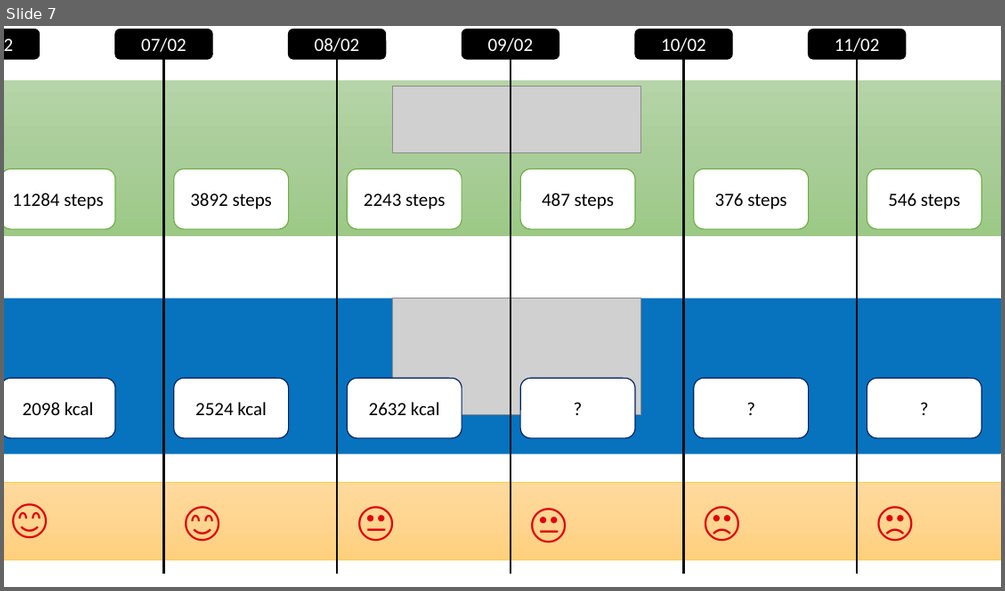
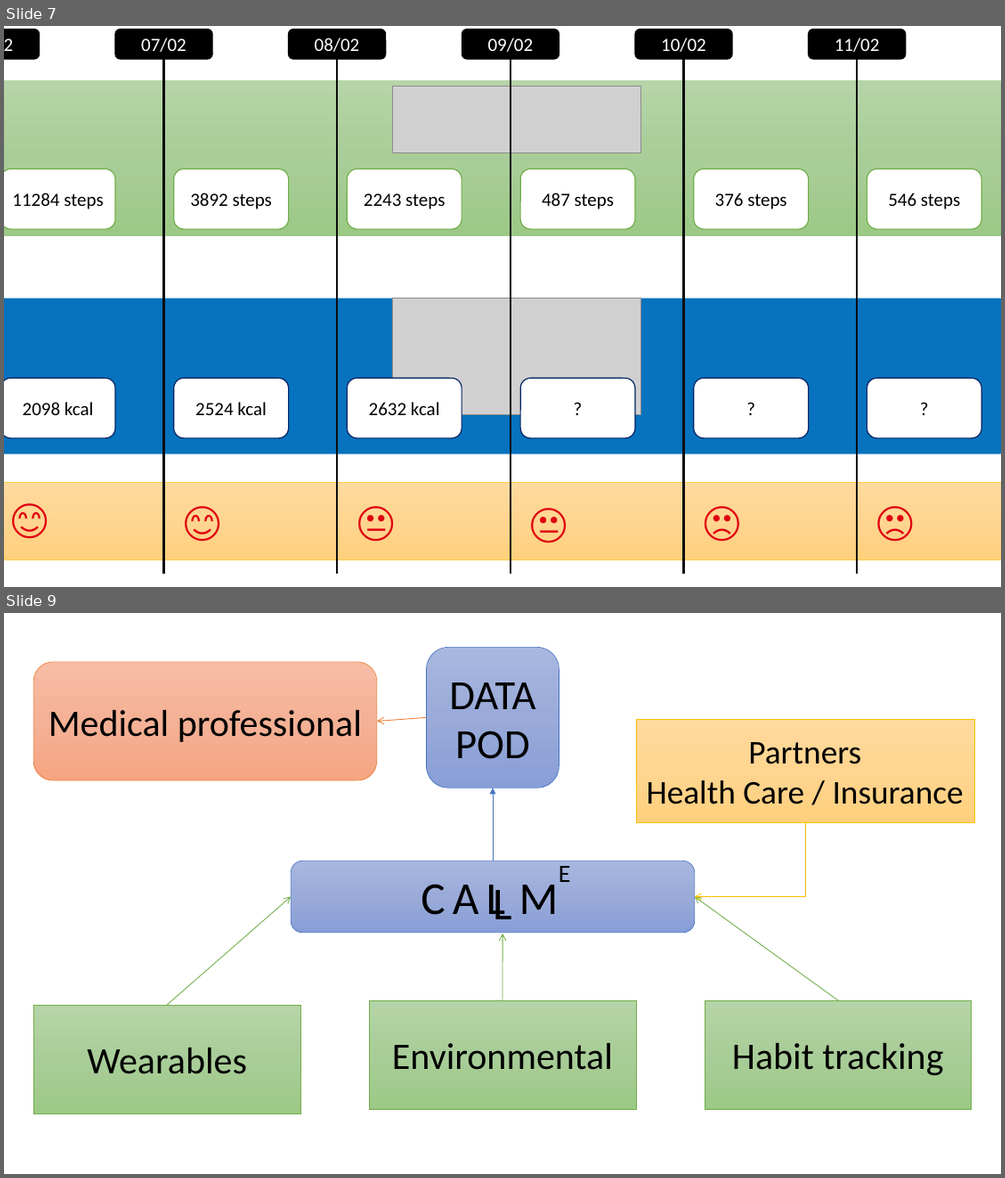
Before and after one commit to SeppeBudenaers/AG_Hackathon, a slide deck: presentation/Hackathon 2024.pptx. Shown one above the other, each under a label of ours: slide 7 before the commit, slides 7 and 9 after it; the slides between them are not shown. The pictures are 1005x591 and 1005x1178 pixels, drawn with LibreOffice and Linux fonts; fonts in the diff are those of the drawing; grey boxes stand for pictures. Boxes give left, top, right and bottom in pixels: in the first picture for what was removed or moved away, otherwise in the second. Text is boxed around its words. In the diff, an @@ line names an element or a change of style, - is before the commit and + after.

Commit message:
last version ppt

```diff
--- a/presentation/Hackathon 2024.pptx
+++ b/presentation/Hackathon 2024.pptx
@@ slide 9 added at [4, 613, 1001, 1174], background #FFFFFF @@
@@ rounded rectangle added at [34, 662, 377, 779], fill gradient #F7BDA5 to #F5B196 to #F8A582, outline #ED7D31 0.5 pt, 36 pt, text #000000 @@
+Medical professional
@@ rounded rectangle added at [427, 648, 558, 788], fill gradient #A8B7DF to #9AABD9 to #889ED7, outline #4472C4 0.5 pt, 40 pt, text #000000 @@
+DATA
+POD
@@ arrow added from (427, 718) to (377, 722), #ED7D31 0.75 pt @@
@@ rectangle added at [636, 719, 974, 821], fill gradient #FFDB9E to #FFD590 to #FFD07C, outline #FFC000 0.5 pt, 32 pt, text #000000 @@
+Partners
+Health Care / Insurance
@@ arrow added from (493, 860) to (493, 788), #4472C4 0.5 pt @@
@@ elbow arrow added from (805, 822) to (695, 896), #FFC000 0.75 pt @@
@@ rounded rectangle added at [291, 860, 695, 933], fill gradient #A8B7DF to #9AABD9 to #889ED7, outline #4472C4 0.5 pt @@
@@ arrow added from (167, 1005) to (291, 896), #70AD47 0.75 pt @@
@@ group added at [421, 865, 571, 933]: 6 texts @@
+E
+C
+A
+L
+L
+M
@@ arrow added from (838, 1000) to (695, 896), #70AD47 0.75 pt @@
@@ arrow added from (502, 1000) to (502, 933), #70AD47 0.75 pt @@
@@ rectangle added at [34, 1005, 301, 1113], fill gradient #B5D5A7 to #AACE9A to #9CC987, outline #70AD47 0.5 pt, 36 pt, text #000000 @@
+Wearables
@@ rectangle added at [369, 1000, 636, 1109], fill gradient #B5D5A7 to #AACE9A to #9CC987, outline #70AD47 0.5 pt, 36 pt, text #000000 @@
+Environmental
@@ rectangle added at [704, 1000, 971, 1109], fill gradient #B5D5A7 to #AACE9A to #9CC987, outline #70AD47 0.5 pt, 36 pt, text #000000 @@
+Habit tracking
```
Also in this commit, not shown: 1 slide changed, 2 other slides added.
